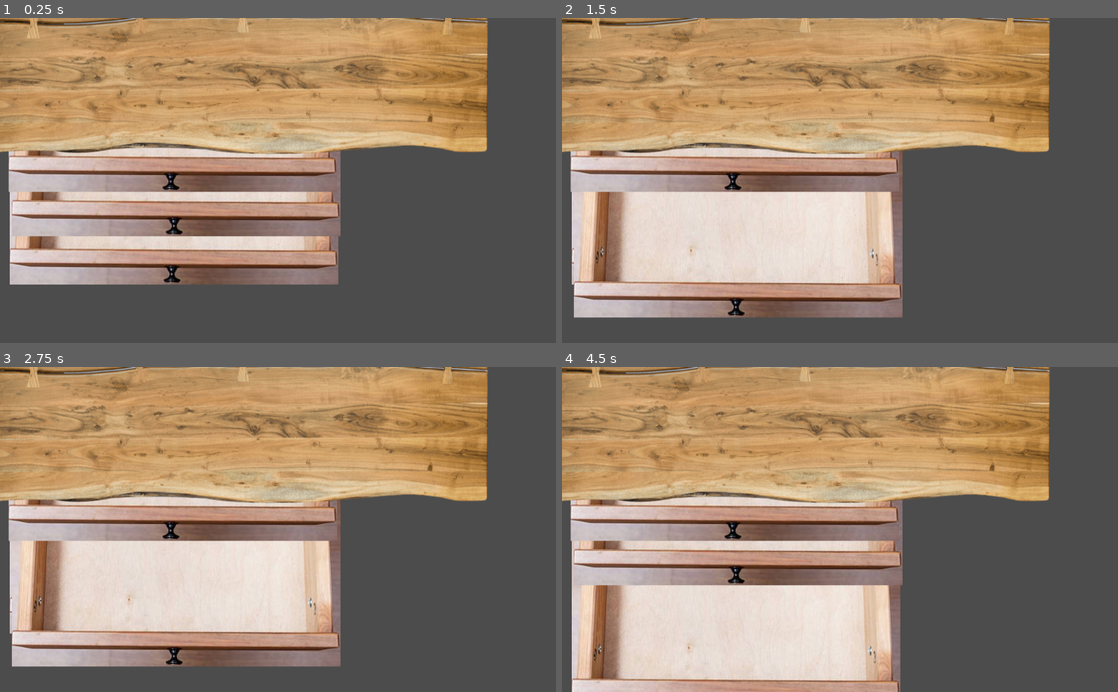
Above: before the commit, frames 1-4 (two rows, left to right).
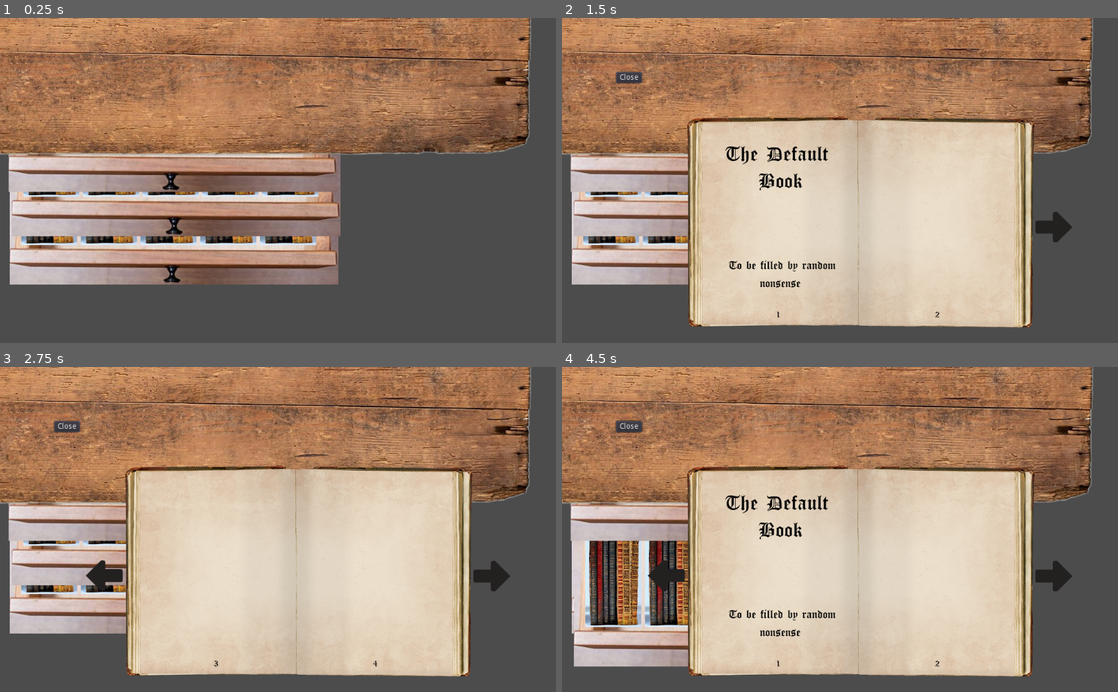
Above: after the commit, the same moments.

Repository: grunkgrunk/Wild-50
Game: Godot game, scene res://Drawers.tscn
Two runs of this game, one before a commit and one after it. Both use one fixed random seed, a clock stepped at 60 frames per second and the inputs below. This scene is started directly instead of the project's main scene.
Inputs (mouse positions are in pixels of both pictures, inside the frame that each line leads up to):
- Up to frame 1 (0.25 s): no input
- Up to frame 2 (1.5 s): tap Enter at 0.5 s; move the mouse to (962, 164) at 0.52 s; hold Right 0.53-1.28 s; click (962, 164) at 0.67 s; tap Space at 1.25 s; move the mouse to (728, 196) at 1.27 s; hold Left from 1.28 s (still down); click (728, 196) at 1.42 s
- Up to frame 3 (2.75 s): release Left at 2 s; click (489, 575) at 2.02 s
- Up to frame 4 (4.5 s): click (667, 575) at 2.77 s; tap Enter at 3.5 s; move the mouse to (895, 458) at 3.52 s; hold Right from 3.53 s (still down); click (895, 458) at 3.67 s; tap Space at 4.25 s; move the mouse to (812, 594) at 4.27 s; click (812, 594) at 4.42 s

The runs differ from the first frame. In frame 1, 32% of the frame differs, in the area x 0-96%, y 0-70%; in frame 2, 63%; in frame 3, 63%; in frame 4, 68%, in the area x 0-96%, y 0-100%.

Commit message:
git add .\ngit commit -m 'git add .'

Diff:
--- a/Book/Book.gd
+++ b/Book/Book.gd
@@ -1,4 +1,4 @@
-extends Control
+extends Node2D
 
 
 # The same list but translated into english
@@ -10,7 +10,7 @@
 
 # Called when the node enters the scene tree for the first time.
 func _ready():
-
+	# $Book.set_mouse_filter(false)
 	# load the file "res://Book/books.json"
 	var file = File.new()
 	file.open("res://Book/books.json", File.READ)
@@ -21,8 +21,8 @@
 	# get the symbols
 	print(pages)
 
-	$Left.connect("pressed", self, "_on_left_pressed")
-	$Right.connect("pressed", self, "_on_right_pressed")
+	$Book/Left.connect("pressed", self, "_on_left_pressed")
+	$Book/Right.connect("pressed", self, "_on_right_pressed")
 	update_contents()
 
 func get_page(idx):
@@ -31,27 +31,27 @@
 	return pages[idx]
 
 func update_contents():
-	$Left.show()
-	$Right.show()
+	$Book/Left.show()
+	$Book/Right.show()
 	if current_page <= 0:
-		$Left.hide()
+		$Book/Left.hide()
 	if current_page >= pages.size():
-		$Right.hide()
+		$Book/Right.hide()
 
-	$left_page.bbcode_text  = get_page(current_page)
-	$right_page.bbcode_text = get_page(current_page + 1)
-	$page_number_left.bbcode_text =  "[center]" + str(current_page + 1) + "[/center]"
-	$page_number_right.bbcode_text = "[center]" + str(current_page + 2) + "[/center]"
+	$Book/left_page.bbcode_text  = get_page(current_page)
+	$Book/right_page.bbcode_text = get_page(current_page + 1)
+	$Book/page_number_left.bbcode_text =  "[center]" + str(current_page + 1) + "[/center]"
+	$Book/page_number_right.bbcode_text = "[center]" + str(current_page + 2) + "[/center]"
 
 func _on_left_pressed():
 	if current_page > 0:
-		$pageflip.play()
+		$Book/pageflip.play()
 		current_page -= 2
 		update_contents()
 
 func _on_right_pressed():
 	if current_page < pages.size() - 1:
-		$pageflip.play()
+		$Book/pageflip.play()
 		current_page += 2
 		update_contents()
 
--- a/Book/Book.tscn
+++ b/Book/Book.tscn
@@ -9,6 +9,7 @@
 [ext_resource path="res://Fonts/small_font.tres" type="DynamicFont" id=7]
 
 [node name="Node2D" type="Node2D"]
+script = ExtResource( 1 )
 
 [node name="Sprite" type="Sprite" parent="."]
 position = Vector2( 451, 278 )
@@ -18,7 +19,6 @@
 [node name="Book" type="Control" parent="."]
 anchor_right = 1.0
 anchor_bottom = 1.0
-script = ExtResource( 1 )
 
 [node name="left_page" type="RichTextLabel" parent="Book"]
 anchor_right = 1.0
--- a/Book/books.json
+++ b/Book/books.json
@@ -14,5 +14,24 @@
         "[center][img=200]res://Symbols/black_sulfur.png",
         "Arrows used to gain knowledge through divination.",
         "[center][img=200]res://Symbols/archer.png"
+    ],
+
+    "constellations": [
+        "[center][font=res://Fonts/large_font.tres]The Book of Constellations\n\n\n [font=res://Fonts/normal_font.tres]By Regna Htennek",
+        "",
+        "The Obsidian Mirror",
+        "[center][img=250]res://constellation1.png",
+        "The Pyramid",
+        "[center][img=250]res://constellation2.png",
+        "The Hand of Daoloth",
+        "[center][img=250]res://constellation3.png"
+    ],
+    "default": [
+        "[center][font=res://Fonts/large_font.tres]The Default Book\n\n\n [font=res://Fonts/normal_font.tres]To be filled by random nonsense",
+        "",
+        "",
+        "",
+        "",
+        "This page is intentionally left blank"
     ]
 }
--- a/Drawer.gd
+++ b/Drawer.gd
@@ -6,6 +6,7 @@
 var length = 150
 
 export var openable = true
+
 
 func on_click():
 	if openable:
@@ -25,7 +26,6 @@
 	get_parent().position = p
 
 	out = !out
-	print("clicked")
 
 
 
@@ -34,4 +34,7 @@
 # 		clicked()
 
 
+
+
+
 # # function that checks whether the mouse clicks on area2d
--- /dev/null
+++ b/Drawers.gd
@@ -0,0 +1,43 @@
+extends Node2D
+
+
+# Declare member variables here. Examples:
+# var a = 2
+# var b = "text"
+
+
+
+
+# Called when the node enters the scene tree for the first time.
+func _ready():
+	# instantiate the player
+
+	var n_files = 5
+	var filefile = preload("res://File.tscn")
+
+	for i in get_children().size():
+		var c = get_children()[i]
+
+		if not "Drawer" in c.name:
+			continue
+
+		var num = int(c.name.substr(6,-1))
+
+		var file = null
+		for ii in n_files:
+			file = filefile.instance()
+			file.name = "FilerA" + str(num - ii - 1)
+
+
+			c.add_child(file)
+			var p = c.global_position
+			p.x -= 230
+			p.x += ii * 110
+
+			file.global_position = p
+
+
+
+# Called every frame. 'delta' is the elapsed time since the previous frame.
+#func _process(delta):
+#	pass
--- a/Drawers.tscn
+++ b/Drawers.tscn
@@ -1,9 +1,11 @@
-[gd_scene load_steps=7 format=2]
+[gd_scene load_steps=9 format=2]
 
 [ext_resource path="res://drawer.JPG" type="Texture" id=1]
-[ext_resource path="res://tabble.png" type="Texture" id=2]
+[ext_resource path="res://oldtable.png" type="Texture" id=2]
 [ext_resource path="res://Drawer.gd" type="Script" id=3]
-[ext_resource path="res://Drawer.gd" type="Script" id=4]
+[ext_resource path="res://File.tscn" type="PackedScene" id=4]
+[ext_resource path="res://Drawer.gd" type="Script" id=5]
+[ext_resource path="res://Drawers.gd" type="Script" id=6]
 
 [sub_resource type="RectangleShape2D" id=1]
 extents = Vector2( 303, 176 )
@@ -12,48 +14,52 @@
 extents = Vector2( 332.5, 214.5 )
 
 [node name="Drawers" type="Node2D"]
+script = ExtResource( 6 )
 
-[node name="Drawer3" type="Sprite" parent="."]
+[node name="Drawer300" type="Sprite" parent="."]
 position = Vector2( 320.5, 317 )
 texture = ExtResource( 1 )
 
-[node name="Area2D" type="Area2D" parent="Drawer3"]
-script = ExtResource( 4 )
+[node name="Area2D" type="Area2D" parent="Drawer300"]
+script = ExtResource( 5 )
 
-[node name="CollisionShape2D" type="CollisionShape2D" parent="Drawer3/Area2D"]
+[node name="CollisionShape2D" type="CollisionShape2D" parent="Drawer300/Area2D"]
 position = Vector2( -3, 2 )
 shape = SubResource( 1 )
 
-[node name="Drawer2" type="Sprite" parent="."]
+[node name="File" parent="Drawer300" instance=ExtResource( 4 )]
+position = Vector2( 14.5, -155 )
+
+[node name="Drawer200" type="Sprite" parent="."]
 position = Vector2( 324.5, 228 )
 texture = ExtResource( 1 )
 
-[node name="Area2D" type="Area2D" parent="Drawer2"]
-script = ExtResource( 4 )
+[node name="Area2D" type="Area2D" parent="Drawer200"]
+script = ExtResource( 5 )
 
-[node name="CollisionShape2D" type="CollisionShape2D" parent="Drawer2/Area2D"]
+[node name="CollisionShape2D" type="CollisionShape2D" parent="Drawer200/Area2D"]
 position = Vector2( -3, 2 )
 shape = SubResource( 1 )
 
-[node name="Drawer1" type="Sprite" parent="."]
+[node name="Drawer100" type="Sprite" parent="."]
 position = Vector2( 318.5, 146 )
 texture = ExtResource( 1 )
 
-[node name="Area2D" type="Area2D" parent="Drawer1"]
-script = ExtResource( 4 )
+[node name="Area2D" type="Area2D" parent="Drawer100"]
+script = ExtResource( 5 )
 
-[node name="CollisionShape2D" type="CollisionShape2D" parent="Drawer1/Area2D"]
+[node name="CollisionShape2D" type="CollisionShape2D" parent="Drawer100/Area2D"]
 position = Vector2( -3, 2 )
 shape = SubResource( 1 )
 
-[node name="drawer0" type="Sprite" parent="."]
-position = Vector2( 344, 3 )
+[node name="tabler0" type="Sprite" parent="."]
+position = Vector2( 317, -72 )
 texture = ExtResource( 2 )
 
-[node name="Area2D" type="Area2D" parent="drawer0"]
+[node name="Area2D" type="Area2D" parent="tabler0"]
 script = ExtResource( 3 )
 openable = false
 
-[node name="CollisionShape2D" type="CollisionShape2D" parent="drawer0/Area2D"]
-position = Vector2( -19.5, 31.5 )
+[node name="CollisionShape2D" type="CollisionShape2D" parent="tabler0/Area2D"]
+position = Vector2( -2, 110 )
 shape = SubResource( 2 )
--- /dev/null
+++ b/File.gd
@@ -0,0 +1,45 @@
+extends Area2D
+
+
+# Declare member variables here. Examples:
+# var a = 2
+# var b = "text"
+var book
+var button
+var important_names = ["207"]
+
+# Called when the node enters the scene tree for the first time.
+func _ready():
+	pass # Replace with function body.
+
+
+func on_click():
+	book = preload("res://Book/Book.tscn").instance()
+
+
+
+
+	var name = get_parent().name.substr(6,-1)
+	if name in important_names:
+		book.book_name = name
+	else:
+		book.book_name = "default"
+
+	get_tree().get_root().add_child(book)
+
+	# place in the middle of the screen
+	book.global_position = Vector2(100, 100)
+
+	print(name)
+
+	# add button
+	button = Button.new()
+	get_tree().get_root().add_child(button)
+	button.rect_global_position = Vector2(100, 100)
+	button.text = "Close"
+	button.connect("pressed", self, "on_close")
+
+
+func on_close():
+	book.queue_free()
+	button.queue_free()
--- /dev/null
+++ b/File.tscn
@@ -0,0 +1,21 @@
+[gd_scene load_steps=4 format=2]
+
+[ext_resource path="res://spines.JPG" type="Texture" id=1]
+[ext_resource path="res://File.gd" type="Script" id=2]
+
+[sub_resource type="RectangleShape2D" id=3]
+extents = Vector2( 66.875, 137.5 )
+
+[node name="File" type="Sprite"]
+position = Vector2( -1, -5 )
+scale = Vector2( 0.264585, 0.264585 )
+texture = ExtResource( 1 )
+
+[node name="Area2D" type="Area2D" parent="."]
+position = Vector2( 361.827, 715.283 )
+scale = Vector2( 2.86029, 2.86029 )
+script = ExtResource( 2 )
+
+[node name="CollisionShape2D" type="CollisionShape2D" parent="Area2D"]
+position = Vector2( -122.375, -249.573 )
+shape = SubResource( 3 )
--- a/G.gd
+++ b/G.gd
@@ -19,7 +19,6 @@
 func sort_shapes(a, b):
 	var aa = int(a.get_parent().name.substr(6,-1))
 	var bb = int(b.get_parent().name.substr(6,-1))
-	print(aa)
 	if aa < bb:
 		return true
 	else:
--- a/Map.gd
+++ b/Map.gd
@@ -7,9 +7,10 @@
 
 export var n_row_cols = 4
 
-var list_of_constellations = ["Allamurrr", "Kaashe", "Morten"]
+var list_of_constellations = ["The Obsidian Mirror", "The Hand of Daoloth", "The Kneeling Ptolemy"]
 
-var list_of_stars = [["ksakdasd", "asdjajds", "Denne her vil vi have"], ["Lorem", "Ipsum", "Henrik", "Ibsen"], ["Mere pasta", "Øl", "Kaffe", "Kage"]]
+var list_of_stars = [["copilot", "pytorch", "work", "play"], ["Lorem", "Ipsum", "Henrik", "Ibsen"], ["Mere pasta", "Øl", "Kaffe", "Kage"]]
+
 
 
 var step = 0
@@ -20,6 +21,9 @@
 # Called when the node enters the scene tree for the first time.
 func _ready():
 	make_constellations()
+	$Area2D.connect("mouse_entered", self, "on_mouse_enter")
+	$Area2D.connect("mouse_exited", self, "on_mouse_exit")
+
 	$wback/Button.connect("pressed", self, "_on_back_button_pressed")
 
 	$wback/GridContainer.visible = false
@@ -33,6 +37,12 @@
 
 	# 	button.connect("pressed", self, "on_grid_button_pressed", [i])
 
+
+func _process(delta):
+	if get_viewport().get_mouse_position().y > get_viewport().get_size().y/3:
+		$Node2D.visible = true
+	else:
+		$Node2D.visible = false
 
 func _on_continent_button_pressed(id):
 	print("Button " + str(id) + " pressed")
@@ -101,3 +111,12 @@
 	$wback/GridContainer.visible = false
 	$wback/VBoxContainer.visible = true
 	make_constellations()
+
+
+# func on_mouse_enter():
+# 	$Node2D.visible = true
+# 	print("mouse enter")
+
+# func on_mouse_exit():
+# 	$Node2D.visible = false
+# 	print("mouse exit")
--- a/Map.tscn
+++ b/Map.tscn
@@ -1,13 +1,18 @@
-[gd_scene load_steps=3 format=2]
+[gd_scene load_steps=5 format=2]
 
 [ext_resource path="res://Map.gd" type="Script" id=1]
-[ext_resource path="res://stars.jpg" type="Texture" id=2]
+[ext_resource path="res://stars_fewer.png" type="Texture" id=2]
+[ext_resource path="res://Book/Book.tscn" type="PackedScene" id=3]
+
+[sub_resource type="RectangleShape2D" id=1]
+extents = Vector2( 427.75, 130.5 )
 
 [node name="Map" type="Node2D"]
 script = ExtResource( 1 )
 
 [node name="Stars" type="Sprite" parent="."]
-position = Vector2( 711, 321 )
+position = Vector2( 718, 302 )
+scale = Vector2( 1.17578, 1.17578 )
 texture = ExtResource( 2 )
 
 [node name="wback" type="VBoxContainer" parent="."]
@@ -28,3 +33,15 @@
 margin_right = 73.0
 margin_bottom = 28.0
 text = "Start over"
+
+[node name="Node2D" parent="." instance=ExtResource( 3 )]
+position = Vector2( -53, 104 )
+z_as_relative = false
+book_name = "constellations"
+
+[node name="Area2D" type="Area2D" parent="."]
+
+[node name="CollisionShape2D" type="CollisionShape2D" parent="Area2D"]
+position = Vector2( 387.75, 472.5 )
+z_index = 100
+shape = SubResource( 1 )
Binary file added: constellation1.png
Not shown, added: constellation1.png.import
Binary file added: constellation2.png
Not shown, added: constellation2.png.import
Binary file added: constellation3.png
Not shown, added: constellation3.png.import
Binary file added: oldtable.jpg
Not shown, added: oldtable.jpg.import
Binary file added: oldtable.png
Not shown, added: oldtable.png.import
Binary file added: spines.JPG
Not shown, added: spines.JPG.import
(and 10 more such lines)
